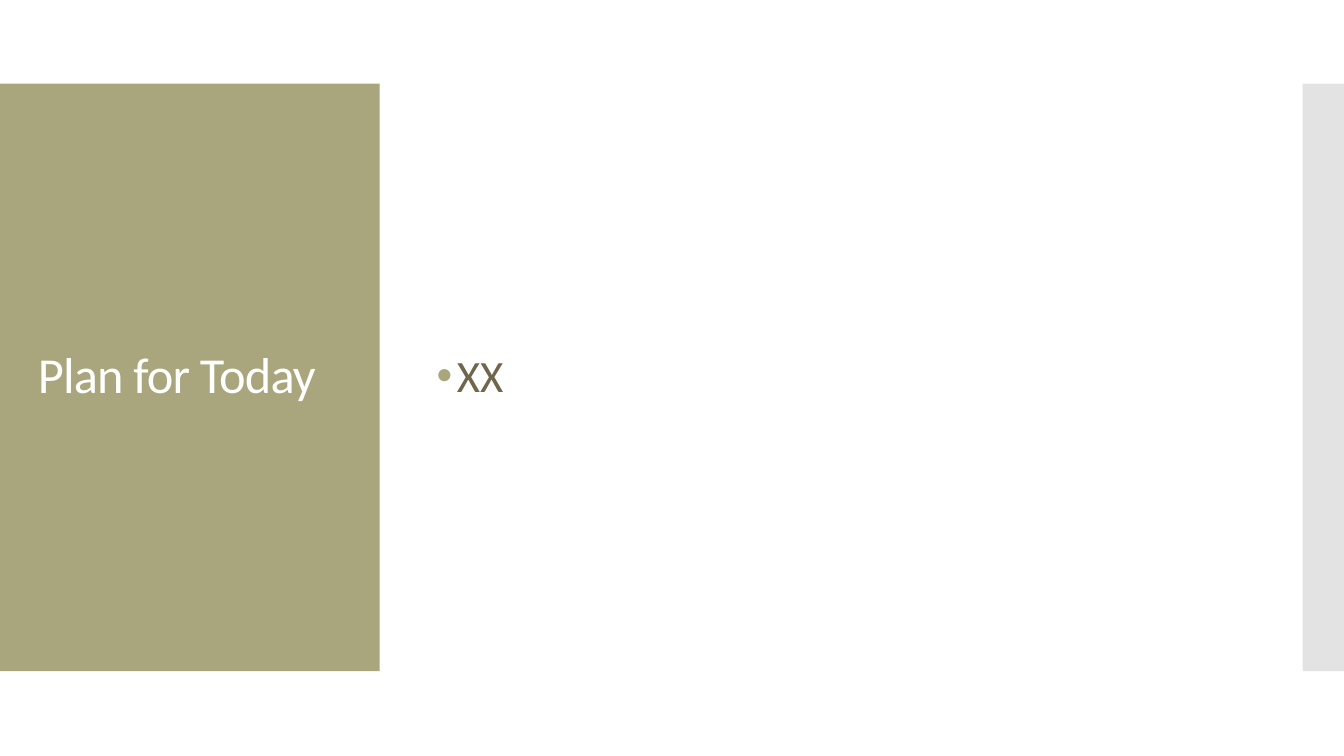
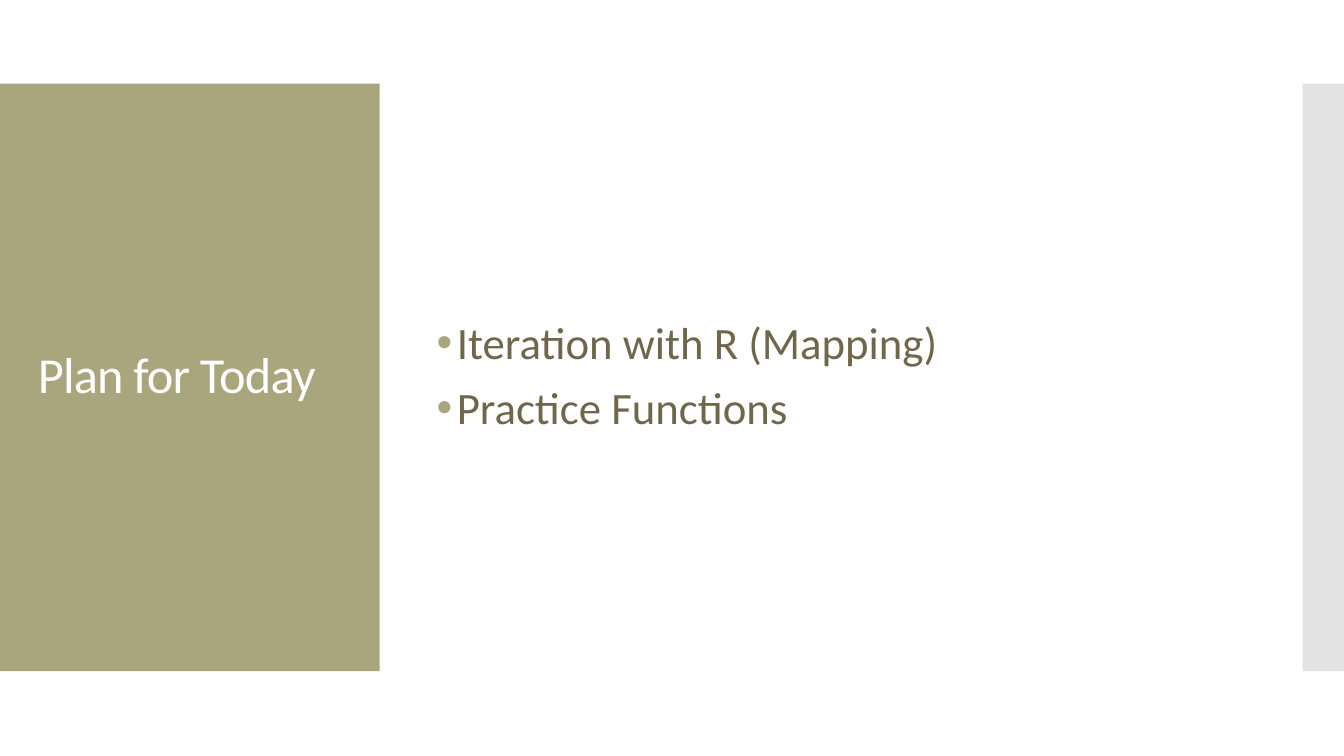
Before and after one commit to amosca01/Intro-DS-F23, a slide deck: slide 2 of slides/19-iteration.pptx. Drawn at 1344x756 pixels with LibreOffice and Linux fonts; fonts in the diff are those of the drawing. Boxes give left, top, right and bottom in pixels: in the first picture for what was removed or moved away, otherwise in the second. Text is boxed around its words. In the diff, an @@ line names an element or a change of style, - is before the commit and + after.

```diff
--- a/slides/19-iteration.pptx
+++ b/slides/19-iteration.pptx
@@ text at bbox=[457, 326, 937, 425]: text changed @@
-• XX
+• Iteration with R (Mapping)
+• Practice Functions
```
Also in this commit, not shown: 6 other files.
